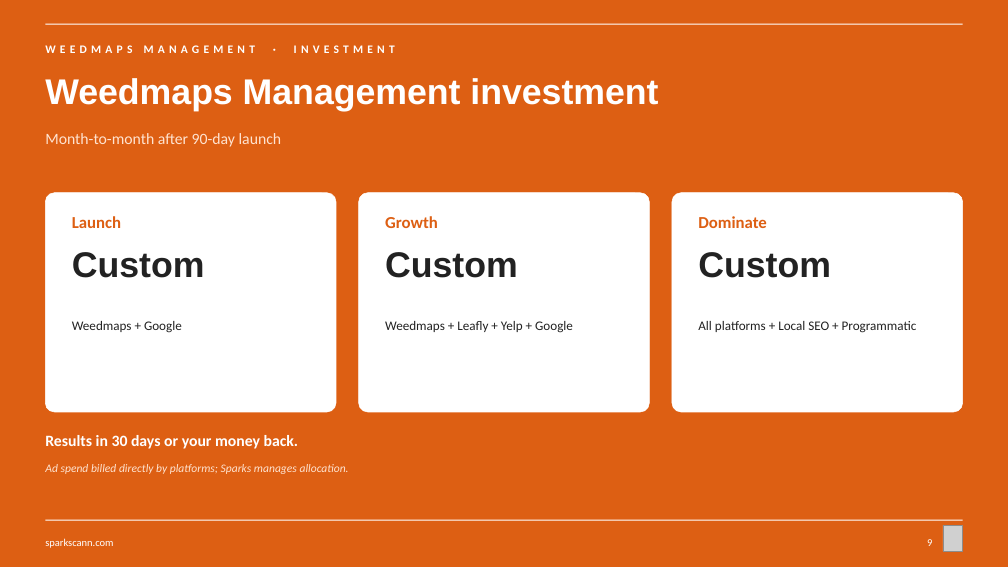
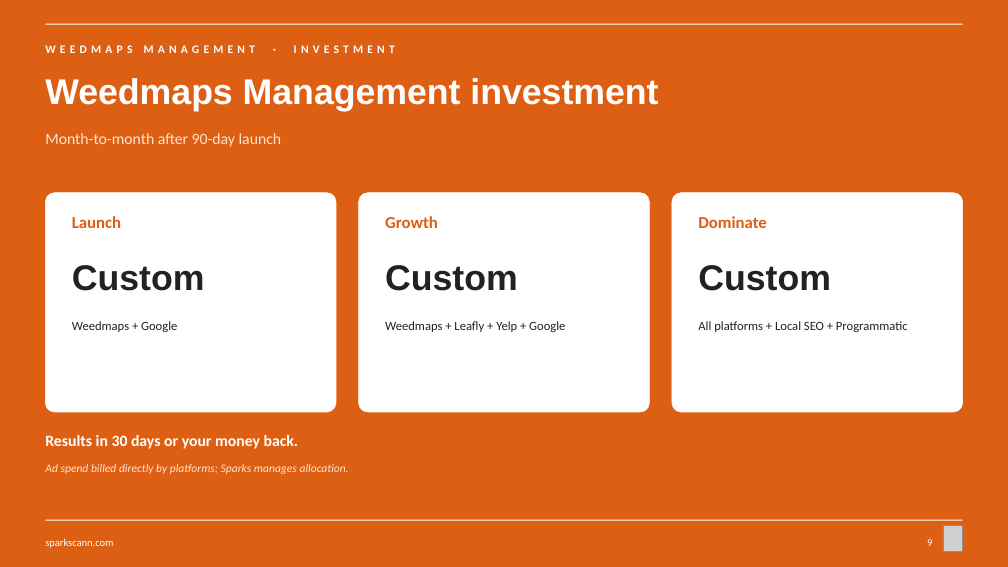
Before and after one commit to sparksmanagement/pitchdeckspecialist, a slide deck: slide 9 of decks/Sparks-x-example-green-valley.pptx. Drawn at 1008x567 pixels with LibreOffice and Linux fonts; fonts in the diff are those of the drawing; grey boxes stand for pictures. Boxes give left, top, right and bottom in pixels: in the first picture for what was removed or moved away, otherwise in the second. Text is boxed around its words. In the diff, an @@ line names an element or a change of style, - is before the commit and + after.

```diff
--- a/decks/Sparks-x-example-green-valley.pptx
+++ b/decks/Sparks-x-example-green-valley.pptx
@@ vertical alignment top to middle in 3 elements at box(72, 265, 205, 291), box(385, 265, 518, 291), box(698, 265, 831, 291) @@
@@ size 12.5 to 12 pt in 3 elements at box(72, 321, 177, 332), box(385, 321, 565, 332), box(698, 321, 908, 332) @@
```
Also in this commit, not shown: 2 other slides changed, 7 other files.
